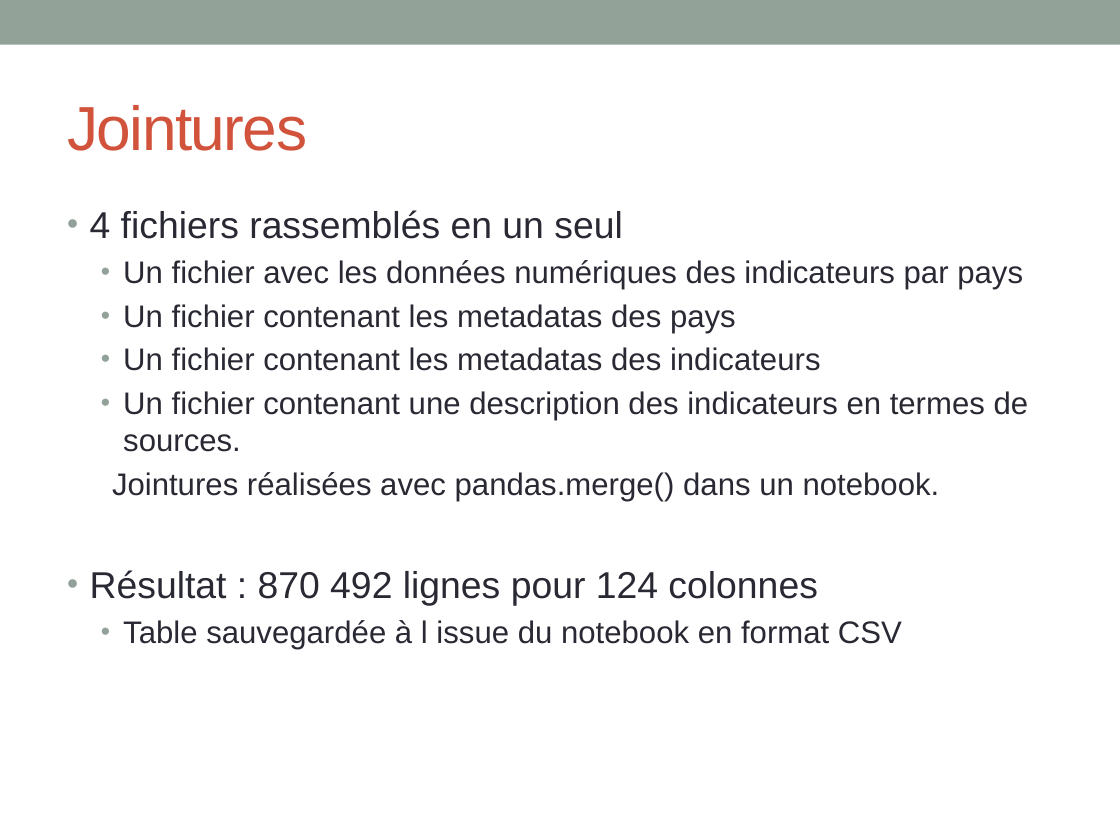
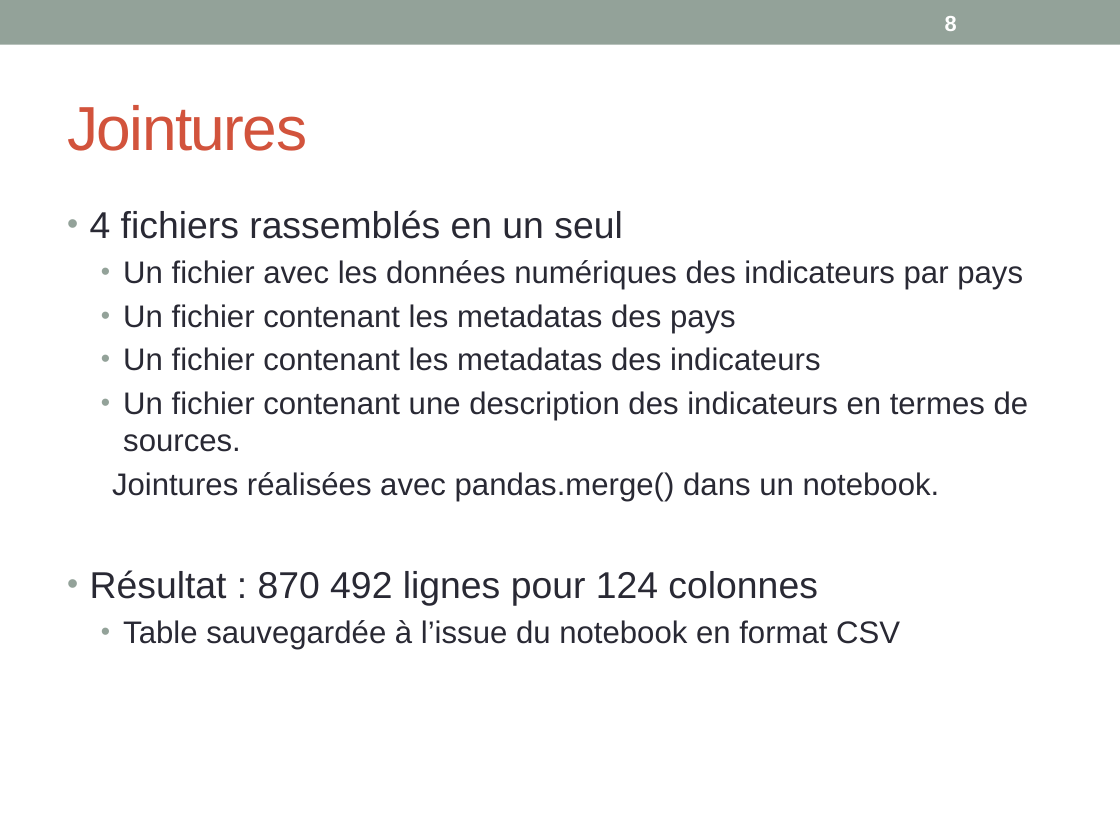
Before and after one commit to khub41/OC_P02, a slide deck: slide 8 of Presentation_P02.pptx (slide 7 before the commit). Drawn at 1120x840 pixels with LibreOffice and Linux fonts; fonts in the diff are those of the drawing. Boxes give left, top, right and bottom in pixels: in the first picture for what was removed or moved away, otherwise in the second. Text is boxed around its words. In the diff, an @@ line names an element or a change of style, - is before the commit and + after.

```diff
--- a/Presentation_P02.pptx
+++ b/Presentation_P02.pptx
@@ page number added at [945,16,957,31], 14 pt, text #FFFFFF, bold @@
+8
@@ text at [123,620,900,649]: text changed @@
-  • Table sauvegardée à l issue du notebook en format CSV
+  • Table sauvegardée à l’issue du notebook en format CSV
```
Also in this commit, not shown: 38 other slides changed, 2 slides added, 1 other file.
